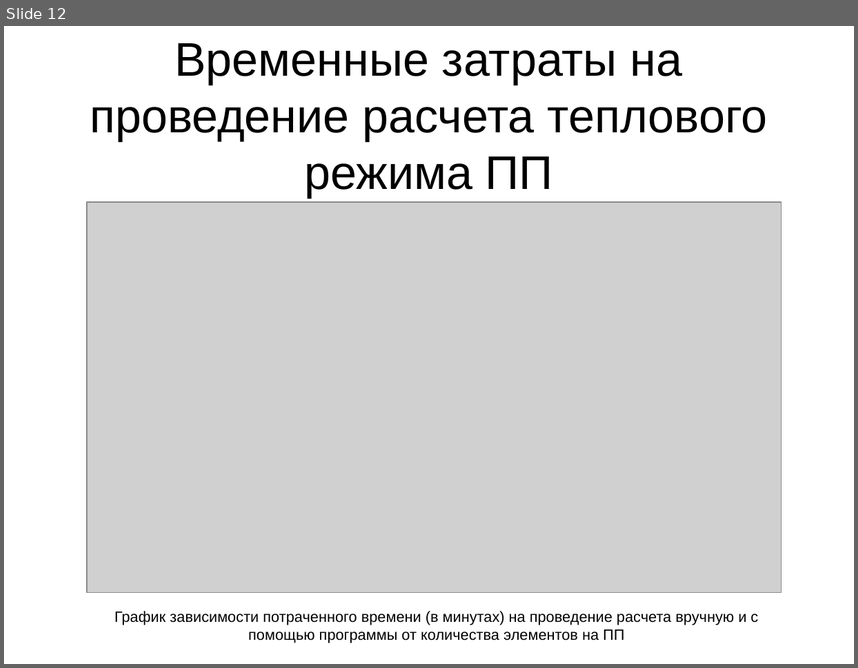
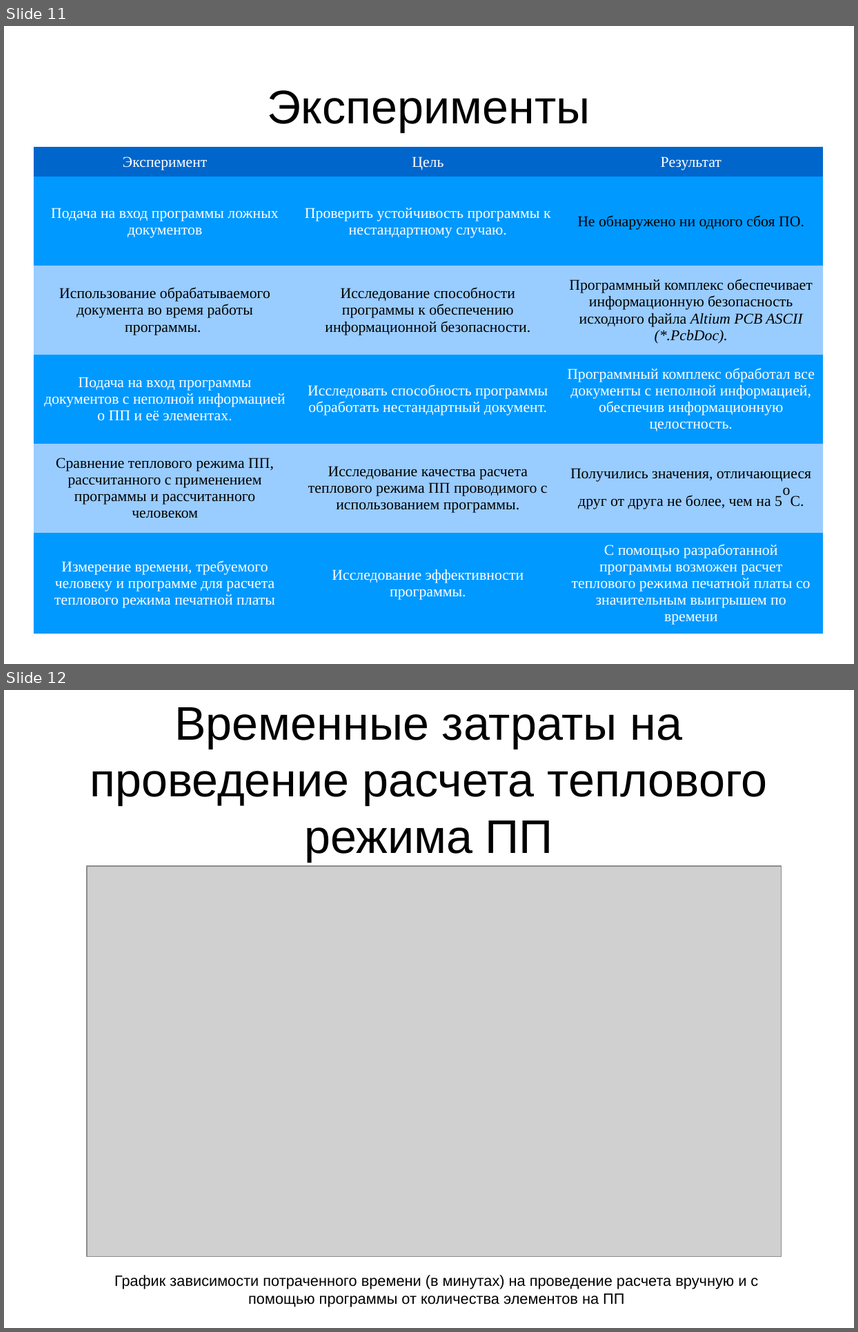
Before and after one commit to yagodar/altium-visualization-tool, a slide deck: data/documents/dissertation/yagodarov/Презентация.odp. Shown one above the other, each under a label of ours: slide 12 before the commit, slides 11 and 12 after it. The pictures are 858x668 and 858x1332 pixels, drawn with LibreOffice and Linux fonts; fonts in the diff are those of the drawing; grey boxes stand for pictures. Boxes give left, top, right and bottom in pixels: in the first picture for what was removed or moved away, otherwise in the second. Text is boxed around its words. In the diff, an @@ line names an element or a change of style, - is before the commit and + after.

```diff
--- a/data/documents/dissertation/yagodarov/Презентация.odp
+++ b/data/documents/dissertation/yagodarov/Презентация.odp
@@ slide 11 added at [4, 26, 854, 664], background #FFFFFF @@
@@ title added at [268, 90, 590, 132], 44 pt, text #000000 @@
+Эксперименты
@@ table added at [33, 147, 822, 634], 6 rows, 3 columns @@
+Эксперимент | Цель | Результат
+Подача на вход программы ложных документов | Проверить устойчивость программы к нестандартному случаю. | Не обнаружено ни одного сбоя ПО.
+Использование обрабатываемого документа во время работы программы. | Исследование способности программы к обеспечению информационной безопасности. | Программный комплекс обеспечивает информационную безопасность исходного файла Altium PCB ASCII (*.PcbDoc).
+Подача на вход программы документов с неполной информацией о ПП и её элементах. | Исследовать способность программы обработать нестандартный документ. | Программный комплекс обработал все документы с неполной информацией, обеспечив информационную целостность.
+Сравнение теплового режима ПП, рассчитанного с применением программы и рассчитанного человеком | Исследование качества расчета теплового режима ПП проводимого с использованием программы. | Получились значения, отличающиеся друг от друга не более, чем на 5оС.
+Измерение времени, требуемого человеку и программе для расчета теплового режима печатной платы | Исследование эффективности программы. | С помощью разработанной программы возможен расчет теплового режима печатной платы со значительным выигрышем по времени
```
Also in this commit, not shown: 2 slides changed, 1 slide removed, 2 other files.
